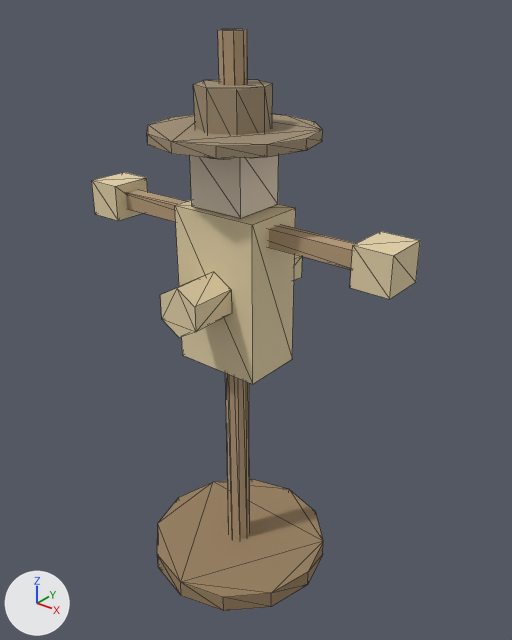
A saved change to the glTF model game/isla-ancestral/assets/3d/media/33-Agricultura_espantapajaros.glb.
Camera for both pictures: a 50 mm lens placed at (1.69, -1.99, 2.51), pointed at (0.05, 0.07, 1.24). The axes (+X, +Y, +Z) are drawn at lower left. The lights are the same throughout. The picture after the commit comes second. Mesh edges are drawn as thin lines. Vertices at exactly the same position are counted once.

Objects in the first picture: 'SM_Espanta_M_Espanta_Cara', 'SM_Espanta_M_Espanta_Madera', 'SM_Espanta_M_Espanta_Paja', 'SM_Espanta_M_Espanta_Tierra', 'SM_Espanta_M_Espanta_Trapo'.
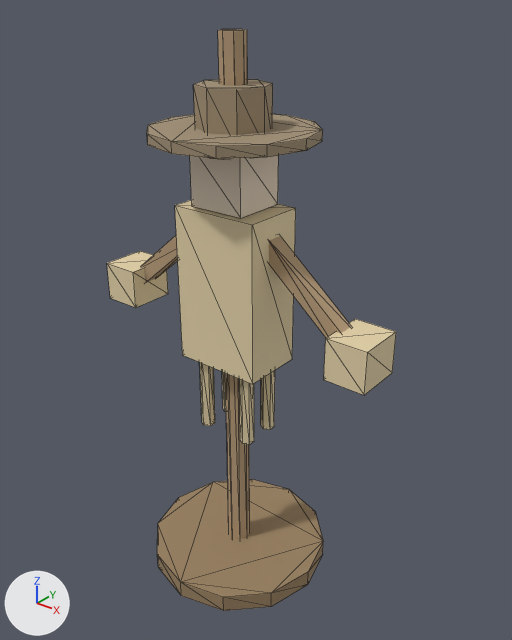
Boxes [x1, y1, x2, y2] around the edits, measured in the pictures (512 x 640 px):
'SM_Espanta_M_Espanta_Paja', reshaped (12% narrower, 15% taller)
    before: [92, 172, 420, 384]
    after: [107, 200, 396, 445]
'SM_Espanta_M_Espanta_Madera', reshaped
    before: [126, 29, 356, 539]
    after: [141, 29, 352, 539]
part 1 of me_sm_espanta_m_espanta_madera, reshaped
    before: [126, 189, 356, 269]
    after: [141, 236, 352, 337]
part 2 of me_sm_espanta_m_espanta_paja, added (beige)
    after: [107, 251, 168, 308]
part 3 of me_sm_espanta_m_espanta_paja, added (beige)
    after: [324, 319, 396, 395]
part 4 of me_sm_espanta_m_espanta_paja, added (beige)
    after: [200, 363, 215, 426]
part 5 of me_sm_espanta_m_espanta_paja, added (beige)
    after: [239, 379, 254, 445]
part 6 of me_sm_espanta_m_espanta_paja, added (mostly hidden)
    after: [222, 372, 226, 412]
part 7 of me_sm_espanta_m_espanta_paja, added (beige)
    after: [261, 370, 275, 430]
part 8 of me_sm_espanta_m_espanta_paja, deleted (mostly hidden)
    before: [294, 255, 302, 281]
part 9 of me_sm_espanta_m_espanta_paja, deleted (beige)
    before: [160, 272, 232, 337]
part 10 of me_sm_espanta_m_espanta_paja, deleted (beige)
    before: [92, 172, 148, 221]
part 11 of me_sm_espanta_m_espanta_paja, deleted (beige)
    before: [350, 231, 420, 299]

The change in detail:
me_sm_espanta_m_espanta_madera is used by ob_sm_espanta_m_espanta_madera; location (0.0, 0.0, 0.0).
me_sm_espanta_m_espanta_madera had 24 vertices, 40 faces and spanned x -0.65..0.65, y -0.05..0.05, z 0.05..2.35.
me_sm_espanta_m_espanta_madera now has 32 vertices, 52 faces and spans x -0.57..0.57, y -0.05..0.05, z 0.05..2.35.
Part 1, on me_sm_espanta_m_espanta_madera:
4 vertices are removed from x 0.65, y -0.04..0.04, z 1.62..1.68.
10 faces are deleted.
4 vertices move from x -0.65, y -0.04..0.04, z 1.62..1.68 to x -0.18..-0.14, y -0.04..0.04, z 1.59..1.65.
6 vertices are added at (-0.57, -0.04, 1.33), (-0.52, -0.04, 1.27), (0.14, -0.04, 1.59), (0.18, -0.04, 1.65), (0.52, -0.04, 1.27), (0.57, -0.04, 1.33).
6 new vertices lie (0.0, 0.08, 0.0) away from vertices in x -0.57..0.57, y -0.04, z 1.27..1.65.
22 new faces join them.
me_sm_espanta_m_espanta_paja is used by ob_sm_espanta_m_espanta_paja; location (0.0, 0.0, 0.0).
me_sm_espanta_m_espanta_paja had 48 vertices, 76 faces and spanned x -0.725..0.725, y -0.33..0.33, z 1.075..1.725.
me_sm_espanta_m_espanta_paja now has 72 vertices, 116 faces and spans x -0.665..0.665, y -0.13..0.13, z 0.74..1.725.
me_sm_espanta_m_espanta_paja part 2: a new loose piece, a box spanning x -0.665..-0.495, y -0.1..0.1, z 1.195..1.365, in mat_mat_espanta_paja (beige #e5d3aa).
me_sm_espanta_m_espanta_paja part 3: a new loose piece, a box spanning x 0.495..0.665, y -0.1..0.1, z 1.195..1.365, in mat_mat_espanta_paja (beige #e5d3aa).
me_sm_espanta_m_espanta_paja part 4: a new loose piece, a 6-sided cylinder along z spanning x -0.136..-0.084, y -0.1..-0.04, z 0.74..1.1, in mat_mat_espanta_paja (beige #e5d3aa).
me_sm_espanta_m_espanta_paja part 5: a new loose piece, a 6-sided cylinder along z spanning x 0.084..0.136, y -0.1..-0.04, z 0.74..1.1, in mat_mat_espanta_paja (beige #e5d3aa).
me_sm_espanta_m_espanta_paja part 6: a new loose piece, a 6-sided cylinder along z spanning x -0.136..-0.084, y 0.04..0.1, z 0.74..1.1, in mat_mat_espanta_paja (beige #e5d3aa).
me_sm_espanta_m_espanta_paja part 7: a new loose piece, a 6-sided cylinder along z spanning x 0.084..0.136, y 0.04..0.1, z 0.74..1.1, in mat_mat_espanta_paja (beige #e5d3aa).
me_sm_espanta_m_espanta_paja part 8: the loose piece of 12 vertices spanning x -0.087..0.087, y 0.13..0.33, z 1.3..1.5 is deleted.
me_sm_espanta_m_espanta_paja part 9: the loose piece of 12 vertices spanning x -0.087..0.087, y -0.33..-0.13, z 1.3..1.5 is deleted.
me_sm_espanta_m_espanta_paja part 10: the loose piece of 8 vertices spanning x -0.725..-0.575, y -0.09..0.09, z 1.575..1.725 is deleted.
me_sm_espanta_m_espanta_paja part 11: the loose piece of 8 vertices spanning x 0.575..0.725, y -0.09..0.09, z 1.575..1.725 is deleted.
